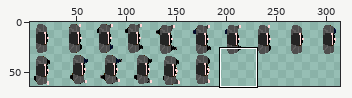
A sprite sheet gets an edit: media/baddy.png. The picture above shows the old version from afar; the outline marks the close-up.
Close-up. First the earlier version:
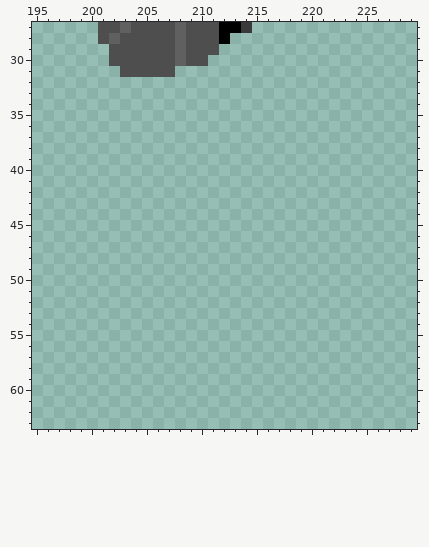
The file is 320x64 pixels. Pixels under 10% opacity are left out. Colours within 5 levels of each other are drawn and written as one. Shown: x 195..229, y 27..63. The wide view leaves out empty margins.
The result:
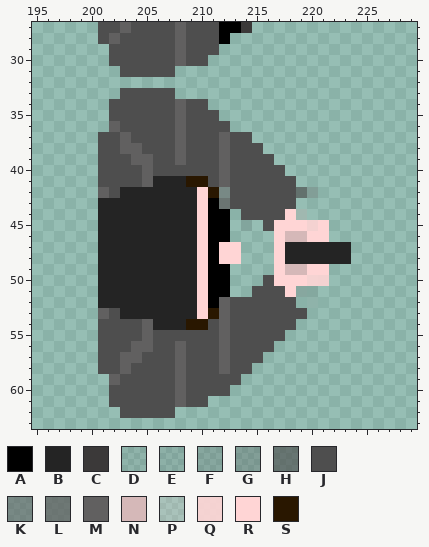
Palette (. is transparent): A #000000  B #242424  C #3b3939  D #4e4e4e1a  E #4e4e4e20  F #4e4e4e34  G #4e4e4e48  H #4e4e4ea6  J #4e4e4e  K #6160608f  L #616060bf  M #616060  N #d5b8b8  P #ffd5d52f  Q #ffd5d5e6  R #ffd5d5  S #291700
What changed:
Changed rows in their new state; - is an unchanged pixel.
first column x 201:
33 --JJJJJ----------------
34 -JJJJJJMJJ-------------
35 -JJJJJJMJJJ------------
36 -MJJJJJMJJJJ-----------
37 JJMJJJJMJJJMJJ---------
38 JJMMJJJMJJJMJJJ--------
39 JJJMMJJMJJJMJJJJ-------
40 JJJJMJJJJJJMJJJJJ------
41 JJJJMBBBSSJMJJJJJJ-----
42 MJBBBBBBBRSKJJJJJJHG---
43 BBBBBBBBBRALJJJJJJ-----
44 BBBBBBBBBRAA-JJJJRP----
45 BBBBBBBBBRAA-E-JRRRQR--
46 BBBBBBBBBRAA----RNNRR--
47 BBBBBBBBBRARR---RBBBBBB
48 BBBBBBBBBRARR---RBBBBBB
49 BBBBBBBBBRAA----RNNRR--
50 BBBBBBBBBRAA---JRRRQQ--
51 BBBBBBBBBRAA--JJJRFD---
52 BBBBBBBBBRAMJJJJJJ-D---
53 MJBBBBBBBRSMJJJJJJJ----
54 JJJJMBBBSSJMJJJJJJ-----
55 JJJJMJJJJJJMJJJJJ------
56 JJJMMJJMJJJMJJJJ-------
57 JJMMJJJMJJJMJJJ--------
58 JJMJJJJMJJJMJJ---------
59 -MJJJJJMJJJJJ----------
60 -JJJJJJMJJJJ-----------
61 -JJJJJJMJJ-------------
62 --JJJJJ----------------
